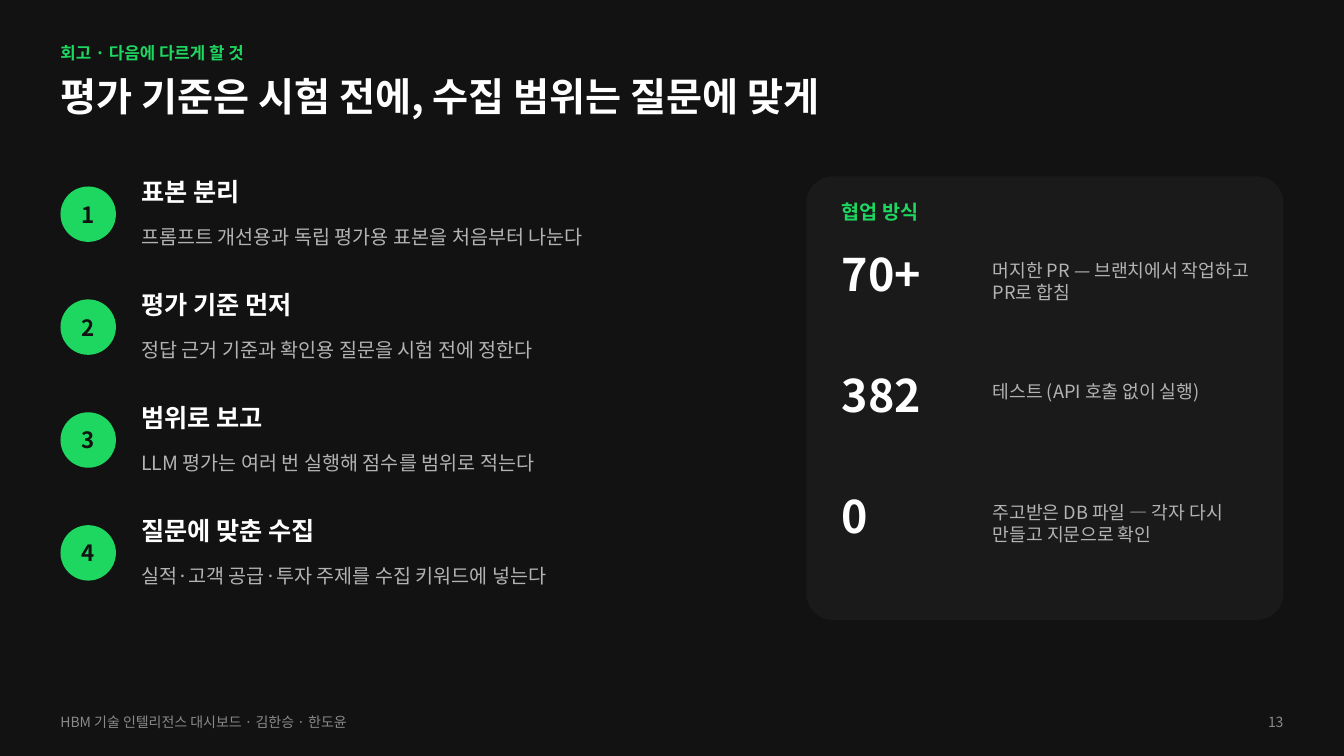
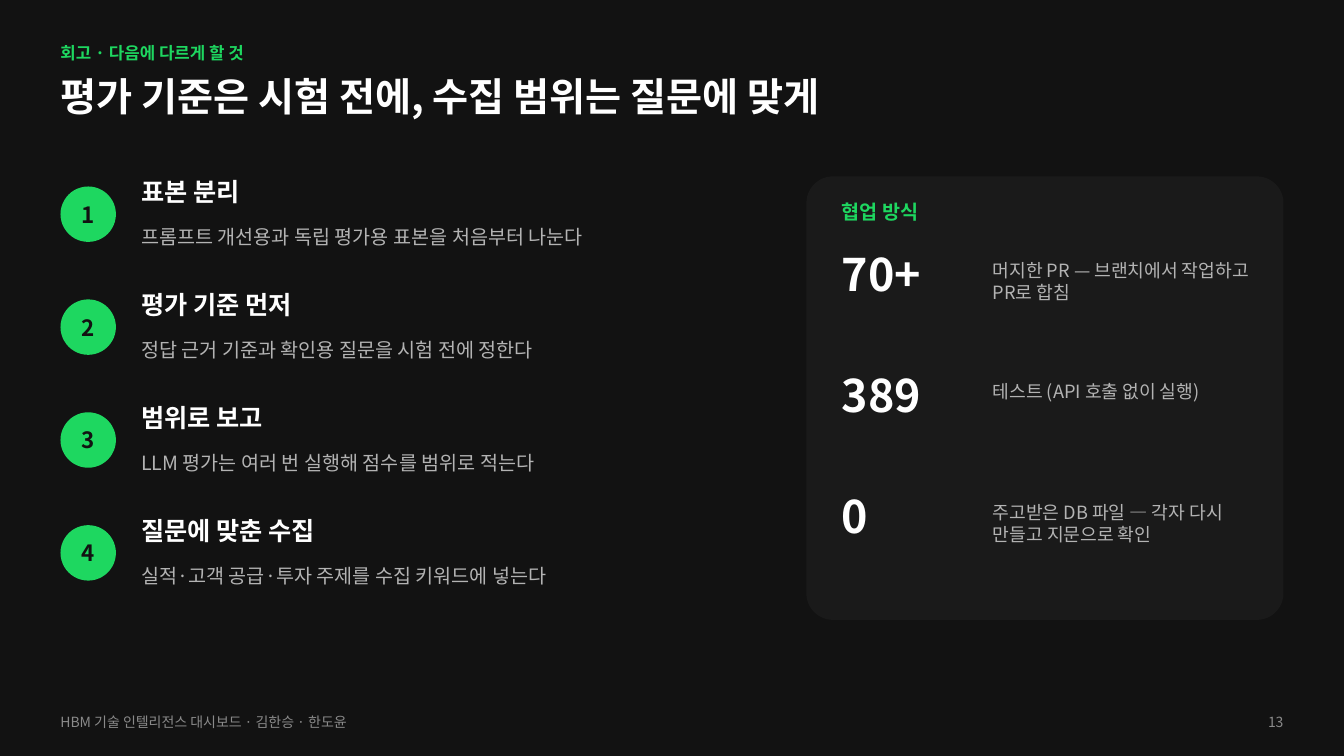
Before and after one commit to AI-Campus-1st/HBM-Technology-Intelligence-Dashboard, a slide deck: slide 13 of docs/presentation/HBM_발표.pptx. Drawn at 1344x756 pixels with LibreOffice and Linux fonts; fonts in the diff are those of the drawing. Boxes give left, top, right and bottom in pixels: in the first picture for what was removed or moved away, otherwise in the second. Text is boxed around its words. In the diff, an @@ line names an element or a change of style, - is before the commit and + after.

```diff
--- a/docs/presentation/HBM_발표.pptx
+++ b/docs/presentation/HBM_발표.pptx
@@ text at [842, 378, 921, 413]: text changed @@
-382
+389
```
Also in this commit, not shown: 1 other slide changed, 15 other files.
